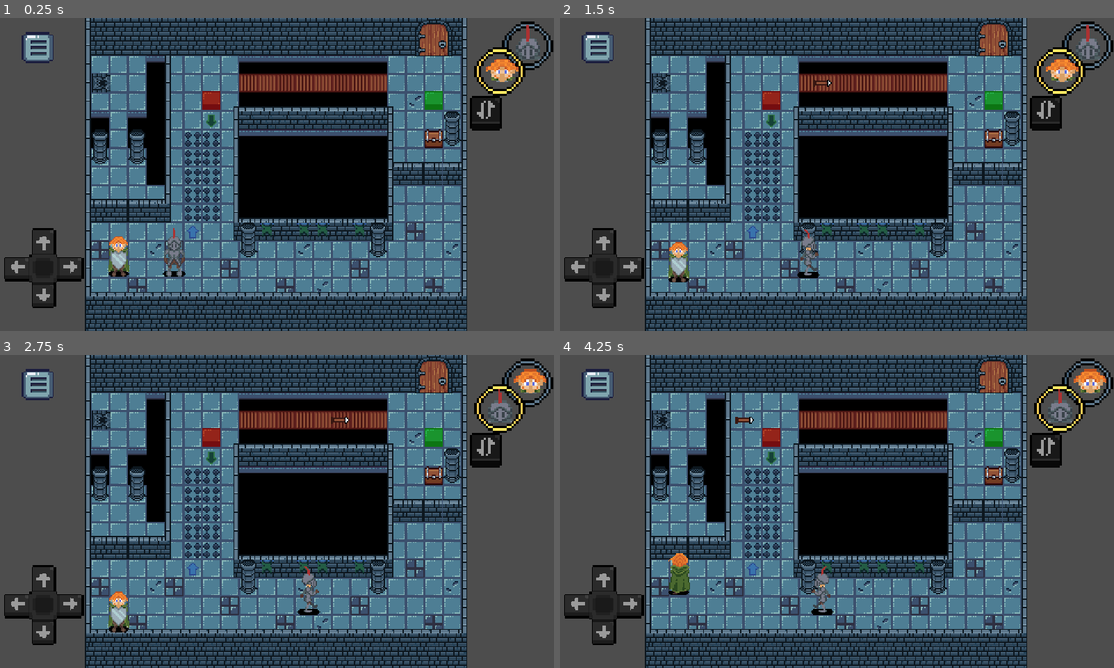
Above: before the commit, frames 1-4 (two rows, left to right).
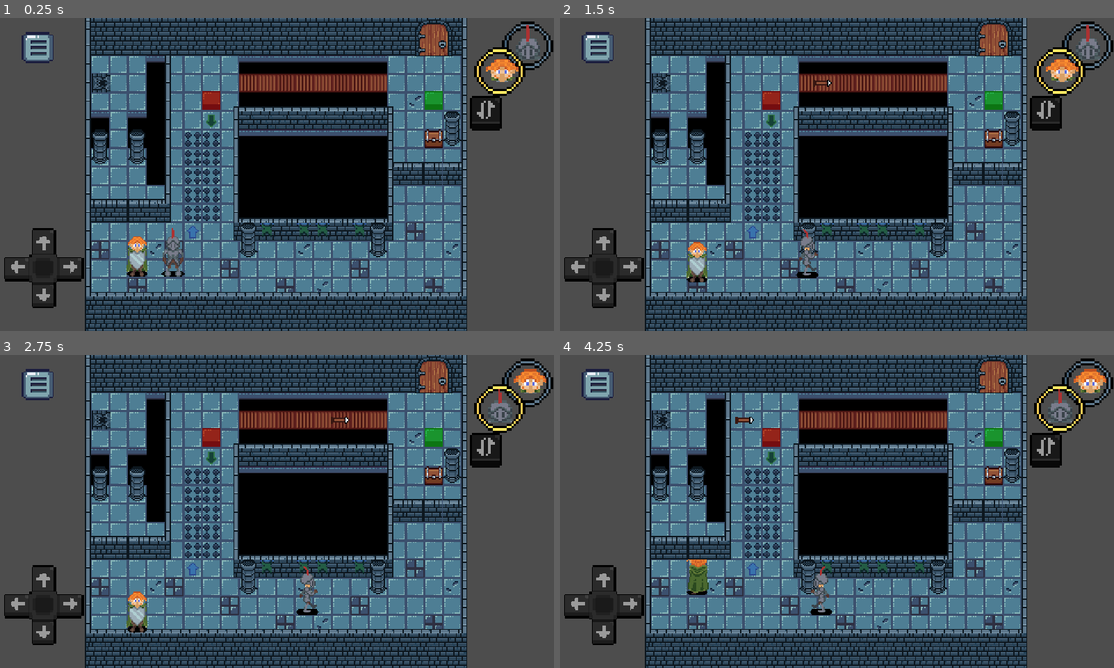
Above: after the commit, the same moments.

Repository: gumaciel/awesome-game-jam-01
Game: Godot game, scene res://scenes/levels/level_5.tscn
Two runs of this game, one before a commit and one after it. Both use one fixed random seed, a clock stepped at 60 frames per second and the inputs below. This scene is started directly instead of the project's main scene. The engine's default icon, where the game draws it, is replaced by a stand-in: a white triangle on a blue panel in a dark square.
Inputs (mouse positions are in pixels of both pictures, inside the frame that each line leads up to):
- Up to frame 1 (0.25 s): no input
- Up to frame 2 (1.5 s): tap Enter at 0.5 s; move the mouse to (958, 158) at 0.52 s; hold D (move_right) 0.53-1.28 s; hold J (alternate) 0.53-1.28 s; click (958, 158) at 0.67 s; move the mouse to (726, 190) at 1.27 s; hold S (move_down) from 1.28 s (still down); tap J (alternate) at 1.35 s
- Up to frame 3 (2.75 s): move the mouse to (332, 442) at 2.02 s; release S (move_down) at 2.03 s; hold D (move_right) from 2.03 s (still down); hold J (alternate) from 2.03 s (still down)
- Up to frame 4 (4.25 s): move the mouse to (809, 574) at 2.77 s; release D (move_right) at 2.78 s; release J (alternate) at 2.78 s; hold W (move_up) 2.78-3.53 s; tap J (alternate) at 2.85 s; click (809, 574) at 2.92 s; move the mouse to (1003, 558) at 3.52 s; hold A (move_left) from 3.53 s (still down); hold J (alternate) from 3.53 s (still down)

The runs differ from the first frame. In frame 1, 1.0% of the frame differs, in the area x 19-34%, y 67-83%; in frame 2, 1.0%; in frame 3, 1.0%; in frame 4, 1.0%.

Commit message:
correção mobile

Diff:
--- a/scenes/levels/final_level.tscn
+++ b/scenes/levels/final_level.tscn
@@ -105,9 +105,24 @@
 [node name="Spikes" type="AudioStreamPlayer2D" parent="Scenario"]
 stream = ExtResource("5_togrm")
 
+[node name="Node2D" type="Node2D" parent="Scenario"]
+y_sort_enabled = true
+
+[node name="Player2" parent="Scenario/Node2D" instance=ExtResource("14_ui30x")]
+unique_name_in_owner = true
+position = Vector2(104, 53)
+active = false
+
+[node name="Player1" parent="Scenario/Node2D" instance=ExtResource("15_k8xr0")]
+unique_name_in_owner = true
+position = Vector2(376, 53)
+
+[node name="Texture" parent="Scenario/Node2D/Player1" index="0"]
+y_sort_enabled = false
+
 [node name="UI" parent="." node_paths=PackedStringArray("player_1", "player_2") instance=ExtResource("6_0mkqo")]
-player_1 = NodePath("../Node2D/Player1")
-player_2 = NodePath("../Node2D/Player2")
+player_1 = NodePath("../Scenario/Node2D/Player1")
+player_2 = NodePath("../Scenario/Node2D/Player2")
 
 [node name="LevelDoor" parent="." instance=ExtResource("7_whl2w")]
 position = Vector2(240, 18)
@@ -162,30 +177,14 @@
 [node name="GreenButton" parent="." instance=ExtResource("13_x5xft")]
 position = Vector2(200, 104)
 
-[node name="Node2D" type="Node2D" parent="."]
-y_sort_enabled = true
-position = Vector2(0, -142)
-
-[node name="Player2" parent="Node2D" instance=ExtResource("14_ui30x")]
-unique_name_in_owner = true
-position = Vector2(104, 195)
-active = false
-
-[node name="Player1" parent="Node2D" instance=ExtResource("15_k8xr0")]
-unique_name_in_owner = true
-position = Vector2(377, 195)
-
-[node name="Texture" parent="Node2D/Player1" index="0"]
-y_sort_enabled = false
-
+[connection signal="call_scenario" from="Scenario/Node2D/Player2" to="Scenario" method="_on_player_2_call_scenario"]
+[connection signal="call_scenario" from="Scenario/Node2D/Player1" to="Scenario" method="_on_player_1_call_scenario"]
 [connection signal="area_entered" from="Chest" to="LevelDoor" method="_on_chest_area_entered"]
 [connection signal="area_entered" from="Button" to="Door" method="_on_button_area_entered"]
 [connection signal="area_exited" from="Button" to="Door" method="_on_button_area_exited"]
 [connection signal="area_entered" from="Button2" to="Door3" method="_on_button_area_entered"]
 [connection signal="area_exited" from="Button2" to="Door3" method="_on_button_area_exited"]
 [connection signal="area_entered" from="GreenButton" to="Door2" method="_on_button_area_entered"]
-[connection signal="call_scenario" from="Node2D/Player2" to="Scenario" method="_on_player_2_call_scenario"]
-[connection signal="call_scenario" from="Node2D/Player1" to="Scenario" method="_on_player_1_call_scenario"]
 
+[editable path="Scenario/Node2D/Player1"]
 [editable path="UI"]
-[editable path="Node2D/Player1"]
--- a/scenes/levels/grall_room.tscn
+++ b/scenes/levels/grall_room.tscn
@@ -138,7 +138,7 @@
 tracks/3/type = "method"
 tracks/3/imported = false
 tracks/3/enabled = true
-tracks/3/path = NodePath("Node2D/Player1/Animations")
+tracks/3/path = NodePath("Scenario/Node2D/Player1/Animations")
 tracks/3/interp = 1
 tracks/3/loop_wrap = true
 tracks/3/keys = {
@@ -152,7 +152,7 @@
 tracks/4/type = "method"
 tracks/4/imported = false
 tracks/4/enabled = true
-tracks/4/path = NodePath("Node2D/Player2/Animations")
+tracks/4/path = NodePath("Scenario/Node2D/Player2/Animations")
 tracks/4/interp = 1
 tracks/4/loop_wrap = true
 tracks/4/keys = {
@@ -252,6 +252,24 @@
 [node name="Spikes" type="AudioStreamPlayer2D" parent="Scenario"]
 stream = ExtResource("5_0ij5y")
 
+[node name="Node2D" type="Node2D" parent="Scenario"]
+y_sort_enabled = true
+
+[node name="Player2" parent="Scenario/Node2D" instance=ExtResource("14_smn3p")]
+unique_name_in_owner = true
+position = Vector2(215, 213)
+active = false
+
+[node name="DeathSprite2D" parent="Scenario/Node2D/Player2" index="1"]
+visible = true
+
+[node name="Player1" parent="Scenario/Node2D" instance=ExtResource("15_oh0hb")]
+unique_name_in_owner = true
+position = Vector2(264, 213)
+
+[node name="Texture" parent="Scenario/Node2D/Player1" index="0"]
+y_sort_enabled = false
+
 [node name="LevelDoor" parent="." instance=ExtResource("13_n3ufe")]
 position = Vector2(241, 17)
 next_level = ExtResource("14_mjfge")
@@ -277,27 +295,8 @@
 disabled = true
 
 [node name="UI" parent="." node_paths=PackedStringArray("player_1", "player_2") instance=ExtResource("6_op2pt")]
-player_1 = NodePath("../Node2D/Player1")
-player_2 = NodePath("../Node2D/Player2")
-
-[node name="Node2D" type="Node2D" parent="."]
-y_sort_enabled = true
-position = Vector2(-16, 18)
-
-[node name="Player2" parent="Node2D" instance=ExtResource("14_smn3p")]
-unique_name_in_owner = true
-position = Vector2(248, 195)
-active = false
-
-[node name="DeathSprite2D" parent="Node2D/Player2" index="1"]
-visible = true
-
-[node name="Player1" parent="Node2D" instance=ExtResource("15_oh0hb")]
-unique_name_in_owner = true
-position = Vector2(280, 195)
-
-[node name="Texture" parent="Node2D/Player1" index="0"]
-y_sort_enabled = false
+player_1 = NodePath("../Scenario/Node2D/Player1")
+player_2 = NodePath("../Scenario/Node2D/Player2")
 
 [node name="Areas" type="Node2D" parent="."]
 script = ExtResource("13_er828")
@@ -326,15 +325,15 @@
 [node name="WinAudioStreamPlayer" type="AudioStreamPlayer" parent="."]
 stream = ExtResource("15_u2aee")
 
-[connection signal="call_scenario" from="Node2D/Player2" to="Scenario" method="_on_player_2_call_scenario"]
-[connection signal="call_scenario" from="Node2D/Player1" to="Scenario" method="_on_player_1_call_scenario"]
+[connection signal="call_scenario" from="Scenario/Node2D/Player2" to="Scenario" method="_on_player_2_call_scenario"]
+[connection signal="call_scenario" from="Scenario/Node2D/Player1" to="Scenario" method="_on_player_1_call_scenario"]
 [connection signal="complete" from="Areas" to="." method="_on_areas_complete"]
 [connection signal="area_entered" from="Areas/WinningArea2D1" to="Areas" method="_on_winning_area_2d_area_entered"]
 [connection signal="area_exited" from="Areas/WinningArea2D1" to="Areas" method="_on_winning_area_2d_area_exited"]
 [connection signal="area_entered" from="Areas/WinningArea2D2" to="Areas" method="_on_winning_area_2d_area_entered"]
 [connection signal="area_exited" from="Areas/WinningArea2D2" to="Areas" method="_on_winning_area_2d_area_exited"]
 
+[editable path="Scenario/Node2D/Player2"]
+[editable path="Scenario/Node2D/Player1"]
 [editable path="Chest"]
 [editable path="UI"]
-[editable path="Node2D/Player2"]
-[editable path="Node2D/Player1"]
--- a/scenes/levels/level_5.tscn
+++ b/scenes/levels/level_5.tscn
@@ -62,9 +62,24 @@
 [node name="Spikes" type="AudioStreamPlayer2D" parent="Scenario"]
 stream = ExtResource("5_foevh")
 
+[node name="Node2D" type="Node2D" parent="Scenario"]
+y_sort_enabled = true
+
+[node name="Player2" parent="Scenario/Node2D" instance=ExtResource("13_dkfvy")]
+unique_name_in_owner = true
+position = Vector2(151, 213)
+active = false
+
+[node name="Player1" parent="Scenario/Node2D" instance=ExtResource("14_h7uin")]
+unique_name_in_owner = true
+position = Vector2(120, 213)
+
+[node name="Texture" parent="Scenario/Node2D/Player1" index="0"]
+y_sort_enabled = false
+
 [node name="UI" parent="." node_paths=PackedStringArray("player_1", "player_2") instance=ExtResource("6_wct40")]
-player_1 = NodePath("../Node2D/Player1")
-player_2 = NodePath("../Node2D/Player2")
+player_1 = NodePath("../Scenario/Node2D/Player1")
+player_2 = NodePath("../Scenario/Node2D/Player2")
 
 [node name="LevelDoor" parent="." instance=ExtResource("7_8vrqp")]
 position = Vector2(376, 17)
@@ -89,28 +104,12 @@
 position = Vector2(89, 56)
 rotation = -1.5708
 
-[node name="Node2D" type="Node2D" parent="."]
-y_sort_enabled = true
-position = Vector2(-95, 17)
-
-[node name="Player2" parent="Node2D" instance=ExtResource("13_dkfvy")]
-unique_name_in_owner = true
-position = Vector2(247, 196)
-active = false
-
-[node name="Player1" parent="Node2D" instance=ExtResource("14_h7uin")]
-unique_name_in_owner = true
-position = Vector2(199, 196)
-
-[node name="Texture" parent="Node2D/Player1" index="0"]
-y_sort_enabled = false
-
+[connection signal="call_scenario" from="Scenario/Node2D/Player2" to="Scenario" method="_on_player_2_call_scenario"]
+[connection signal="call_scenario" from="Scenario/Node2D/Player1" to="Scenario" method="_on_player_1_call_scenario"]
 [connection signal="area_entered" from="Chest" to="LevelDoor" method="_on_chest_area_entered"]
 [connection signal="area_entered" from="Button" to="Door" method="_on_button_area_entered"]
 [connection signal="area_exited" from="Button" to="Door" method="_on_button_area_exited"]
 [connection signal="area_entered" from="GreenButton" to="Door2" method="_on_button_area_entered"]
-[connection signal="call_scenario" from="Node2D/Player2" to="Scenario" method="_on_player_2_call_scenario"]
-[connection signal="call_scenario" from="Node2D/Player1" to="Scenario" method="_on_player_1_call_scenario"]
 
+[editable path="Scenario/Node2D/Player1"]
 [editable path="UI"]
-[editable path="Node2D/Player1"]
--- a/scenes/levels/level_6.tscn
+++ b/scenes/levels/level_6.tscn
@@ -54,9 +54,21 @@
 [node name="Spikes" type="AudioStreamPlayer2D" parent="Scenario"]
 stream = ExtResource("5_80mxl")
 
+[node name="Node2D" type="Node2D" parent="Scenario"]
+y_sort_enabled = true
+
+[node name="Player2" parent="Scenario/Node2D" instance=ExtResource("13_c8ssf")]
+unique_name_in_owner = true
+position = Vector2(104, 197)
+active = false
+
+[node name="Player1" parent="Scenario/Node2D" instance=ExtResource("14_7n1eh")]
+unique_name_in_owner = true
+position = Vector2(136, 197)
+
 [node name="UI" parent="." node_paths=PackedStringArray("player_1", "player_2") instance=ExtResource("6_b42u2")]
-player_1 = NodePath("../Node2D/Player1")
-player_2 = NodePath("../Node2D/Player2")
+player_1 = NodePath("../Scenario/Node2D/Player1")
+player_2 = NodePath("../Scenario/Node2D/Player2")
 
 [node name="LevelDoor" parent="." instance=ExtResource("7_qqxjo")]
 position = Vector2(376, 17)
@@ -93,25 +105,12 @@
 position = Vector2(264, 72)
 rotation = 1.5708
 
-[node name="Node2D" type="Node2D" parent="."]
-y_sort_enabled = true
-position = Vector2(-95, 17)
-
-[node name="Player2" parent="Node2D" instance=ExtResource("13_c8ssf")]
-unique_name_in_owner = true
-position = Vector2(229, 196)
-active = false
-
-[node name="Player1" parent="Node2D" instance=ExtResource("14_7n1eh")]
-unique_name_in_owner = true
-position = Vector2(199, 196)
-
+[connection signal="call_scenario" from="Scenario/Node2D/Player2" to="Scenario" method="_on_player_2_call_scenario"]
+[connection signal="call_scenario" from="Scenario/Node2D/Player1" to="Scenario" method="_on_player_1_call_scenario"]
 [connection signal="area_entered" from="Chest" to="LevelDoor" method="_on_chest_area_entered"]
 [connection signal="area_entered" from="Button" to="Door" method="_on_button_area_entered"]
 [connection signal="area_exited" from="Button" to="Door" method="_on_button_area_exited"]
 [connection signal="area_entered" from="GreenButton" to="Door2" method="_on_button_area_entered"]
-[connection signal="call_scenario" from="Node2D/Player2" to="Scenario" method="_on_player_2_call_scenario"]
-[connection signal="call_scenario" from="Node2D/Player1" to="Scenario" method="_on_player_1_call_scenario"]
 
+[editable path="Scenario/Node2D/Player1"]
 [editable path="UI"]
-[editable path="Node2D/Player1"]
--- a/scenes/levels/level_7.tscn
+++ b/scenes/levels/level_7.tscn
@@ -60,9 +60,20 @@
 [node name="Spikes" type="AudioStreamPlayer2D" parent="Scenario"]
 stream = ExtResource("5_618r5")
 
+[node name="Node2D" type="Node2D" parent="Scenario"]
+y_sort_enabled = true
+
+[node name="Player2" parent="Scenario/Node2D" instance=ExtResource("15_2v0l3")]
+position = Vector2(184, 197)
+active = false
+
+[node name="Player1" parent="Scenario/Node2D" instance=ExtResource("16_ep4du")]
+unique_name_in_owner = true
+position = Vector2(216, 197)
+
 [node name="UI" parent="." node_paths=PackedStringArray("player_1", "player_2") instance=ExtResource("6_gtxtq")]
-player_1 = NodePath("../Node2D/Player1")
-player_2 = NodePath("../Node2D/Player2")
+player_1 = NodePath("../Scenario/Node2D/Player1")
+player_2 = NodePath("../Scenario/Node2D/Player2")
 
 [node name="LevelDoor" parent="." instance=ExtResource("7_idigy")]
 position = Vector2(320, 17)
@@ -103,25 +114,12 @@
 [node name="GreenButton" parent="." instance=ExtResource("13_2ssnt")]
 position = Vector2(360, 200)
 
-[node name="Node2D" type="Node2D" parent="."]
-y_sort_enabled = true
-position = Vector2(-48, 17)
-
-[node name="Player2" parent="Node2D" instance=ExtResource("15_2v0l3")]
-unique_name_in_owner = true
-position = Vector2(232, 196)
-active = false
-
-[node name="Player1" parent="Node2D" instance=ExtResource("16_ep4du")]
-unique_name_in_owner = true
-position = Vector2(264, 196)
-
+[connection signal="call_scenario" from="Scenario/Node2D/Player2" to="Scenario" method="_on_player_2_call_scenario"]
+[connection signal="call_scenario" from="Scenario/Node2D/Player1" to="Scenario" method="_on_player_1_call_scenario"]
 [connection signal="area_entered" from="Chest" to="LevelDoor" method="_on_chest_area_entered"]
 [connection signal="area_entered" from="Button" to="Door" method="_on_button_area_entered"]
 [connection signal="area_exited" from="Button" to="Door" method="_on_button_area_exited"]
 [connection signal="area_entered" from="GreenButton" to="Door2" method="_on_button_area_entered"]
-[connection signal="call_scenario" from="Node2D/Player2" to="Scenario" method="_on_player_2_call_scenario"]
-[connection signal="call_scenario" from="Node2D/Player1" to="Scenario" method="_on_player_1_call_scenario"]
 
+[editable path="Scenario/Node2D/Player1"]
 [editable path="UI"]
-[editable path="Node2D/Player1"]
Not shown, changed: export_presets.cfg
